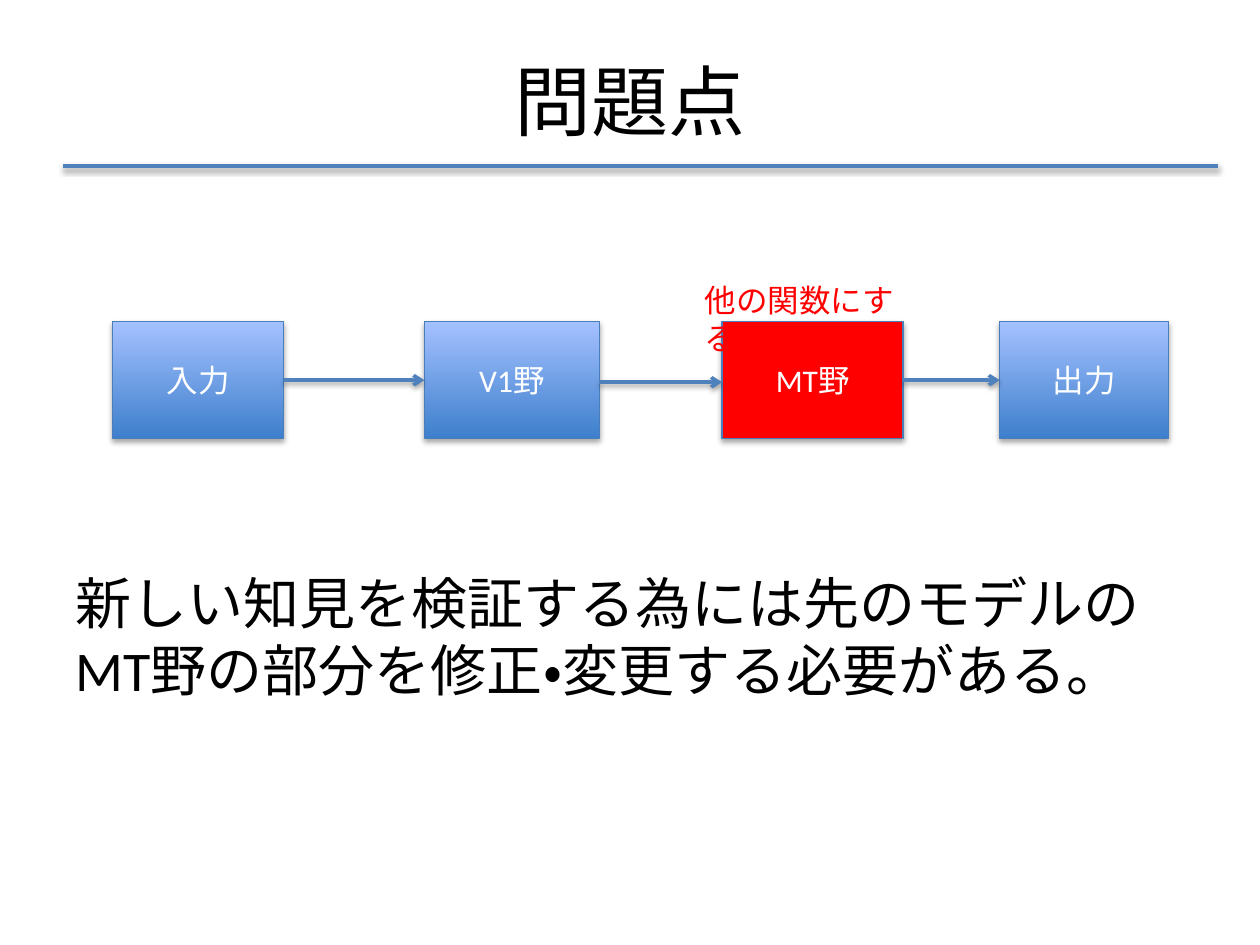
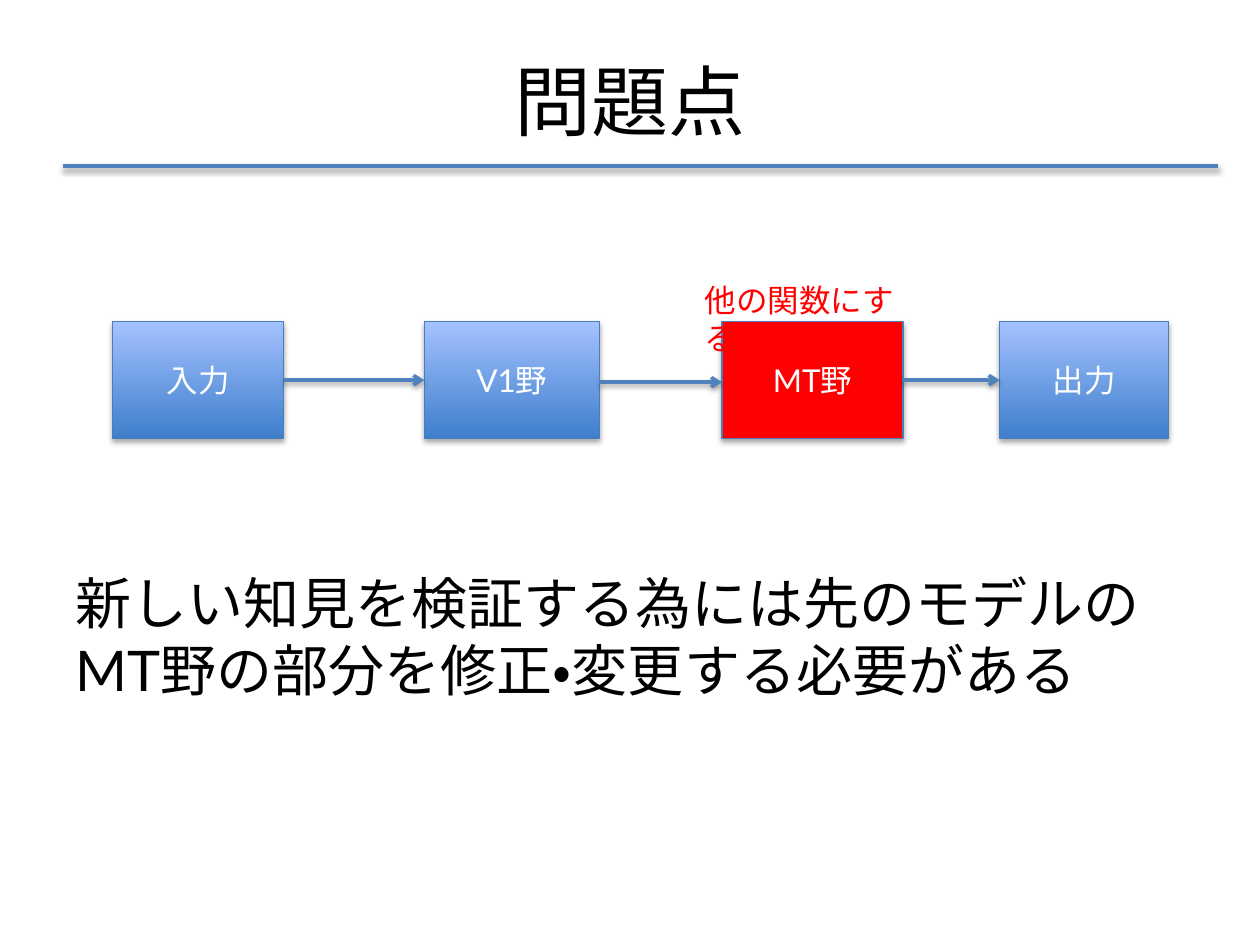
Before and after one commit to f-akazawa/akaz_uecdevelop, a slide deck: slide 8 of doc/中間発表資料.pptx. Drawn at 1260x945 pixels with LibreOffice and Linux fonts; fonts in the diff are those of the drawing. Boxes give left, top, right and bottom in pixels: in the first picture for what was removed or moved away, otherwise in the second. Text is boxed around its words. In the diff, an @@ line names an element or a change of style, - is before the commit and + after.

Commit message:
本文をメイリオに変更等、体裁を整えたバージョン
内容に変化なし

```diff
--- a/doc/中間発表資料.pptx
+++ b/doc/中間発表資料.pptx
@@ rectangle "V1野" at (425, 321, 600, 438): font Calibri to Lato @@
@@ rectangle "MT野" at (722, 321, 903, 438): font Calibri to Lato @@
@@ text at (76, 576, 1140, 696): text changed; font Calibri to Lato @@
-新しい知見を検証する為には先のモデルのMT野の部分を修正・変更する必要がある。
+新しい知見を検証する為には先のモデルのMT野の部分を修正・変更する必要がある
```
Also in this commit, not shown: 18 other slides changed, 1 slide added, 6 slides removed.
